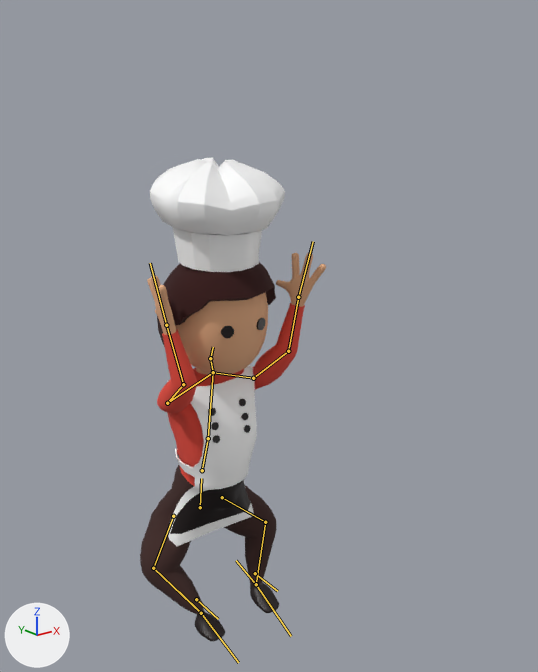
What one commit did to the FBX model Assets/RunandCook/animation-2/stickman-jump.fbx.
Both versions are drawn from a camera (50 mm lens) standing at (-9.94, -17.34, 14.46) and looking at (0.45, -4.35, 9.27). Arrows for +X, +Y and +Z are at lower left; the lights stay in place. Both versions are drawn at frame 35 of the action 'Armature-Stickman|Jump'; the numbers are the values there. The bones that bend it are drawn over the model as lines.

The first picture shows 'stickman.001'.
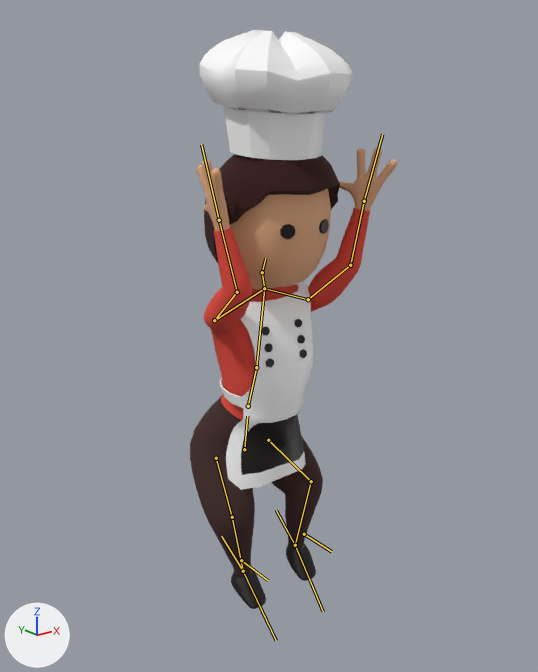
What differs and where, as boxes (x1, y1, x2, y2) in the pictures (538 x 672 px):
```json
{"object": "stickman.001", "change": "posed", "before": [140, 157, 326, 641], "after": [190, 30, 397, 609], "on screen": "11% wider, 20% taller"}
{"bone": "Hips", "before": "(200, 507) to (201, 478)", "after": "(244, 449) to (247, 416)"}
{"bone": "UpperLeg.L", "before": "(222, 497) to (265, 522)", "after": "(268, 440) to (311, 481)"}
{"bone": "LowerLeg.L", "before": "(265, 522) to (256, 584)", "after": "(311, 481) to (295, 545)"}
{"bone": "Foot.L", "before": "(256, 584) to (291, 636)", "after": "(295, 545) to (323, 611)"}
{"bone": "UpperLeg.R", "before": "(173, 516) to (153, 568)", "after": "(216, 458) to (232, 517)"}
{"bone": "LowerLeg.R", "before": "(153, 568) to (201, 613)", "after": "(232, 517) to (243, 571)"}
{"bone": "Foot.R", "before": "(201, 613) to (238, 662)", "after": "(243, 571) to (276, 640)"}
```

Scene script edits in JSON lines:
```json
{"block": "bone_hips", "where": "bone_hips = bpy.data.objects['Armature-Stickman'].pose.bones['Hips']"}
{"op": "set", "path": "bone_hips.location", "old": "(-0.16, 0.51, 2.44)", "new": "(-0.17, 3.03, 4.51)"}
{"block": "bone_upperleg_l", "where": "bone_upperleg_l = bpy.data.objects['Armature-Stickman'].pose.bones['UpperLeg.L']  # child of 'Hips'"}
{"op": "set", "path": "bone_upperleg_l.rotation_quaternion", "old": "(0.687, 0.393, -0.602, 0.104)", "new": "(0.858, 0.356, -0.367, 0.051)", "note": "degrees (95, -65, -53) -> degrees (50, -42, -13)"}
{"block": "bone_lowerleg_l", "where": "bone_lowerleg_l = bpy.data.objects['Armature-Stickman'].pose.bones['LowerLeg.L']  # child of 'UpperLeg.L'"}
{"op": "set", "path": "bone_lowerleg_l.rotation_quaternion", "old": "(0.905, -0.426, 0.0, -0.013)", "new": "(0.939, -0.342, 0.0, -0.01)", "note": "degrees (-50, -1, -1) -> degrees (-40, 0, -1)"}
{"block": "bone_foot_l", "where": "bone_foot_l = bpy.data.objects['Armature-Stickman'].pose.bones['Foot.L']  # child of 'LowerLeg.L'"}
{"op": "set", "path": "bone_foot_l.rotation_quaternion", "old": "(0.768, -0.126, 0.421, -0.465)", "new": "(0.868, -0.302, 0.294, -0.262)", "note": "degrees (-44, 32, -75) -> degrees (-46, 21, -42)"}
{"block": "bone_upperleg_r", "where": "bone_upperleg_r = bpy.data.objects['Armature-Stickman'].pose.bones['UpperLeg.R']  # child of 'Hips'"}
{"op": "set", "path": "bone_upperleg_r.rotation_quaternion", "old": "(0.371, 0.172, 0.907, -0.101)", "new": "(0.892, 0.378, 0.247, 0.012)", "note": "degrees (5, 135, -20) -> degrees (49, 26, 13)"}
{"block": "bone_lowerleg_r", "where": "bone_lowerleg_r = bpy.data.objects['Armature-Stickman'].pose.bones['LowerLeg.R']  # child of 'UpperLeg.R'"}
{"op": "set", "path": "bone_lowerleg_r.rotation_quaternion", "old": "(0.904, -0.426, 0.0, 0.013)", "new": "(0.941, -0.338, 0.0, 0.01)", "note": "degrees (-50, 1, 1) -> degrees (-40, 0, 1)"}
{"block": "bone_foot_r", "where": "bone_foot_r = bpy.data.objects['Armature-Stickman'].pose.bones['Foot.R']  # child of 'LowerLeg.R'"}
{"op": "set", "path": "bone_foot_r.rotation_quaternion", "old": "(0.447, -0.08, -0.564, 0.69)", "new": "(0.936, -0.281, -0.163, 0.138)", "note": "degrees (-68, -23, 130) -> degrees (-36, -13, 21)"}
```
